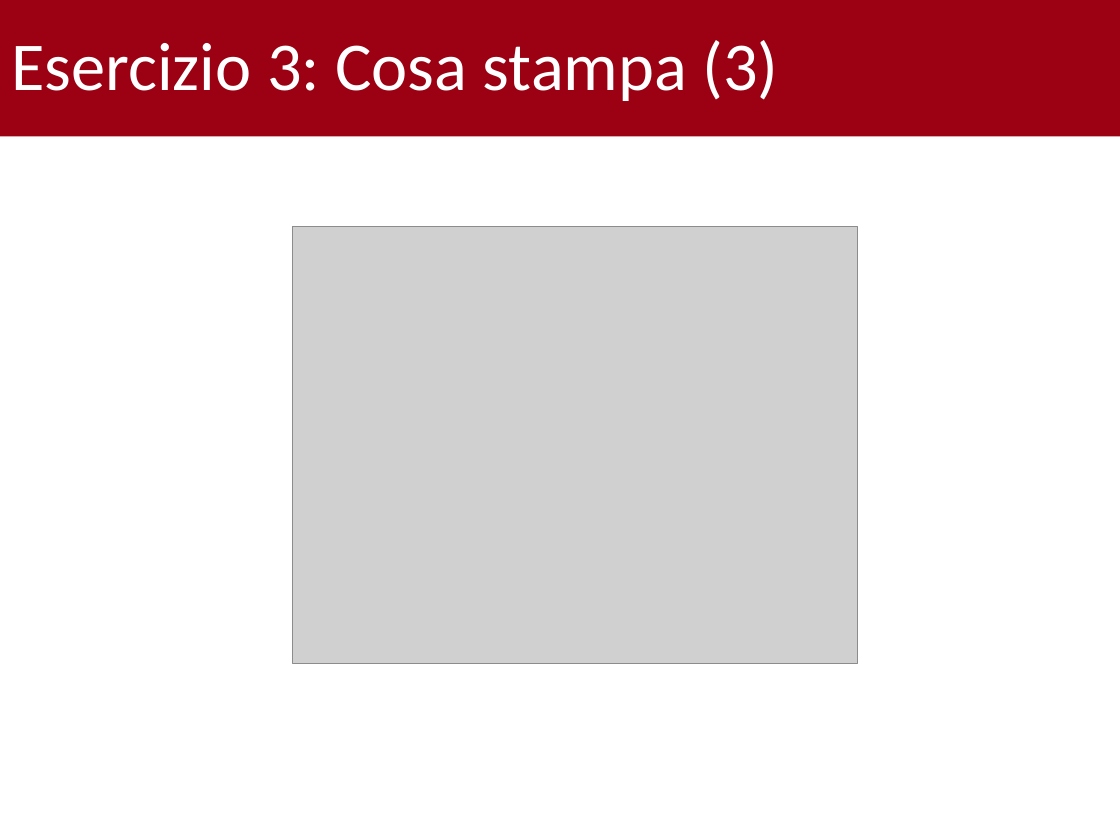
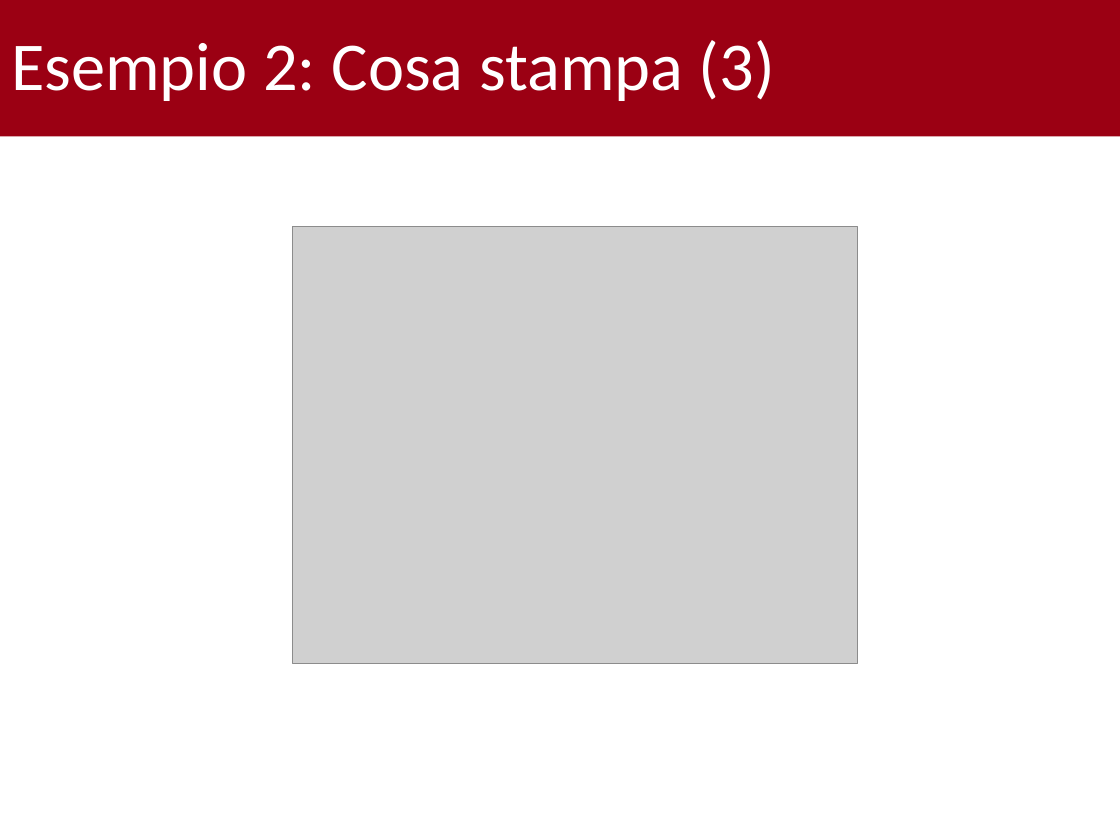
Before and after one commit to gabrielrovesti/Teaching-And-Tutoring, a slide deck: slide 25 of UniPD/P2 - Semestre 1/25-10/Tutorato 1.pptx (slide 22 before the commit). Drawn at 1120x840 pixels with LibreOffice and Linux fonts; fonts in the diff are those of the drawing; grey boxes stand for pictures; background and template pictures are left out. Boxes give left, top, right and bottom in pixels: in the first picture for what was removed or moved away, otherwise in the second. Text is boxed around its words. In the diff, an @@ line names an element or a change of style, - is before the commit and + after.

```diff
--- a/UniPD/P2 - Semestre 1/25-10/Tutorato 1.pptx
+++ b/UniPD/P2 - Semestre 1/25-10/Tutorato 1.pptx
@@ title at <box>11,40,775,101</box>: text changed @@
-Esercizio 3: Cosa stampa (3)
+Esempio 2: Cosa stampa (3)
```
Also in this commit, not shown: 16 other slides changed, 6 slides added, 19 other files.
